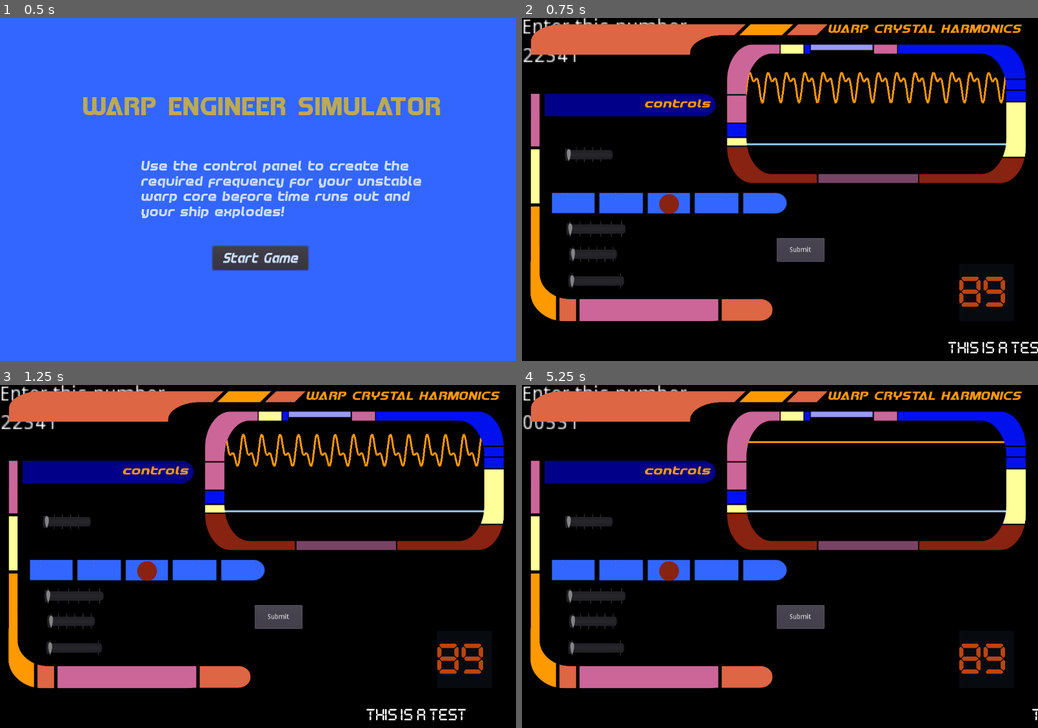
Above: before the commit, frames 1-4 (two rows, left to right).
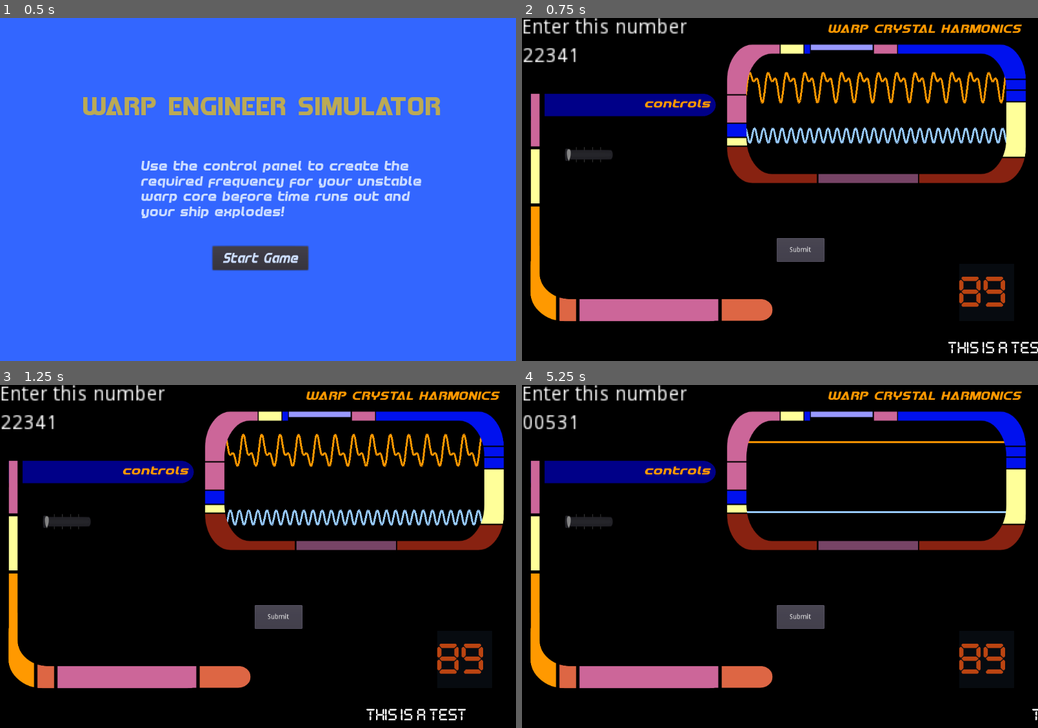
Above: after the commit, the same moments.

Repository: squiggle-at-squiggle/LDJam49
Game: Godot game, scene res://Scenes/Main.tscn
Two runs of this game, one before a commit and one after it. Both use one fixed random seed, a clock stepped at 60 frames per second and the inputs below.
Inputs:
- Up to frame 1 (0.5 s): no input
- Up to frame 2 (0.75 s): click "Start Game" at 0.5 s
- Up to frame 3 (1.25 s): no input
- Up to frame 4 (5.25 s): click "Submit" at 1.25 s; click "Submit" at 2 s; click "Submit" at 2.75 s; tap Enter at 3.5 s; tap Space at 4.25 s; click "Start Game" at 5 s

Frame 1 is identical in both runs. In frame 2, 8.6% of the frame differs, in the area x 1-94%, y 1-79%; in frame 3, 8.3%; in frame 4, 7.5%.

Commit message:
sliders hidden based on round number

Diff:
--- a/Code/Main.gd
+++ b/Code/Main.gd
@@ -2,7 +2,7 @@
 export(PackedScene) var Puzzle
 
 # Declare member variables here. Examples:
-var total_rounds = 3
+var total_rounds = 12
 var round_counter = 0
 var current_puzzle
 var solution1
@@ -62,9 +62,36 @@
 	solution5 = current_puzzle.solution5
 	$Countdown.set_timer(90)
 	round_counter += 1
-	# destroy current_puzzle
-	# create_new_puzzle
-	# increment round_counter
+	round_controller()
+
+func round_controller():
+	#if round_counter == 1:
+	#	$ControlPanel/Control/SliderOne/HSlider.hide()
+	#	$ControlPanel/Control/SliderTwo/HSlider.hide()
+	#	$ControlPanel/Control/SliderThree/HSlider.hide()
+	#	$ControlPanel/Control/SliderFour/HSlider.hide()
+	#	$ControlPanel/Control/SliderFive/HSlider.hide()
+	if round_counter <= 3:
+		$ControlPanel/Control/SliderOne.show()
+		#set submissions 2-5 to correct
+		$ControlPanel/Control/SliderTwo/HSlider.value = solution2
+		$ControlPanel/Control/SliderThree/HSlider.value  = solution3
+		$ControlPanel/Control/SliderFour/HSlider.value  = solution4
+		$ControlPanel/Control/SliderFive/HSlider.value  = solution5
+	if round_counter >= 4 and  round_counter <= 6:
+		$ControlPanel/Control/SliderTwo.show()
+		#set submissions 3-5 to correct
+		$ControlPanel/Control/SliderThree/HSlider.value  = solution3
+		$ControlPanel/Control/SliderFour/HSlider.value  = solution4
+		$ControlPanel/Control/SliderFive/HSlider.value  = solution5
+	if round_counter >= 7 and  round_counter <= 9:
+		$ControlPanel/Control/SliderThree.show()
+		#set submissions 3-5 to correct
+		$ControlPanel/Control/SliderFour/HSlider.value  = solution4
+		$ControlPanel/Control/SliderFive/HSlider.value  = solution5
+	if round_counter >= 10 and  round_counter <= 12:
+		$ControlPanel/Control/SliderFour.show()
+		$ControlPanel/Control/SliderFive.show()
 
 
 func verify_solution():
--- a/Scenes/ControlPanel.tscn
+++ b/Scenes/ControlPanel.tscn
@@ -41,35 +41,40 @@
 "_edit_use_anchors_": false
 }
 
+[node name="PlayerScreen" parent="Control" instance=ExtResource( 4 )]
+position = Vector2( 443, 225 )
+line_color = "99CCFF"
+
 [node name="SliderOne" parent="Control" instance=ExtResource( 2 )]
+visible = false
 margin_left = 91.8492
 margin_top = 270.563
 margin_right = -863.151
 margin_bottom = -396.437
 
-[node name="PlayerScreen" parent="Control" instance=ExtResource( 4 )]
-position = Vector2( 443, 225 )
-line_color = "99CCFF"
-
 [node name="SliderTwo" parent="Control" instance=ExtResource( 5 )]
+visible = false
 margin_left = 63.0
 margin_top = 359.854
 margin_right = -892.0
 margin_bottom = -307.146
 
 [node name="SliderThree" parent="Control" instance=ExtResource( 7 )]
+visible = false
 margin_left = 95.3805
 margin_top = 427.318
 margin_right = -859.62
 margin_bottom = -239.682
 
 [node name="SliderFour" parent="Control" instance=ExtResource( 8 )]
+visible = false
 margin_left = 100.941
 margin_top = 480.393
 margin_right = -850.059
 margin_bottom = -183.607
 
 [node name="SliderFive" parent="Control" instance=ExtResource( 9 )]
+visible = false
 margin_left = 99.5018
 margin_top = 536.151
 margin_right = -855.498
@@ -122,6 +127,7 @@
 stream = ExtResource( 11 )
 
 [node name="ShapeThingDoesNothing" type="Sprite" parent="."]
+visible = false
 position = Vector2( 329.408, 45.1915 )
 scale = Vector2( 0.520715, 0.294518 )
 texture = ExtResource( 13 )
--- a/Scenes/SliderTwo.tscn
+++ b/Scenes/SliderTwo.tscn
@@ -25,7 +25,5 @@
 custom_styles/slider = SubResource( 1 )
 custom_styles/grabber_area_highlight = SubResource( 2 )
 custom_styles/grabber_area = SubResource( 3 )
-max_value = 4.0
 value = 2.0
-tick_count = 5
 ticks_on_borders = true
